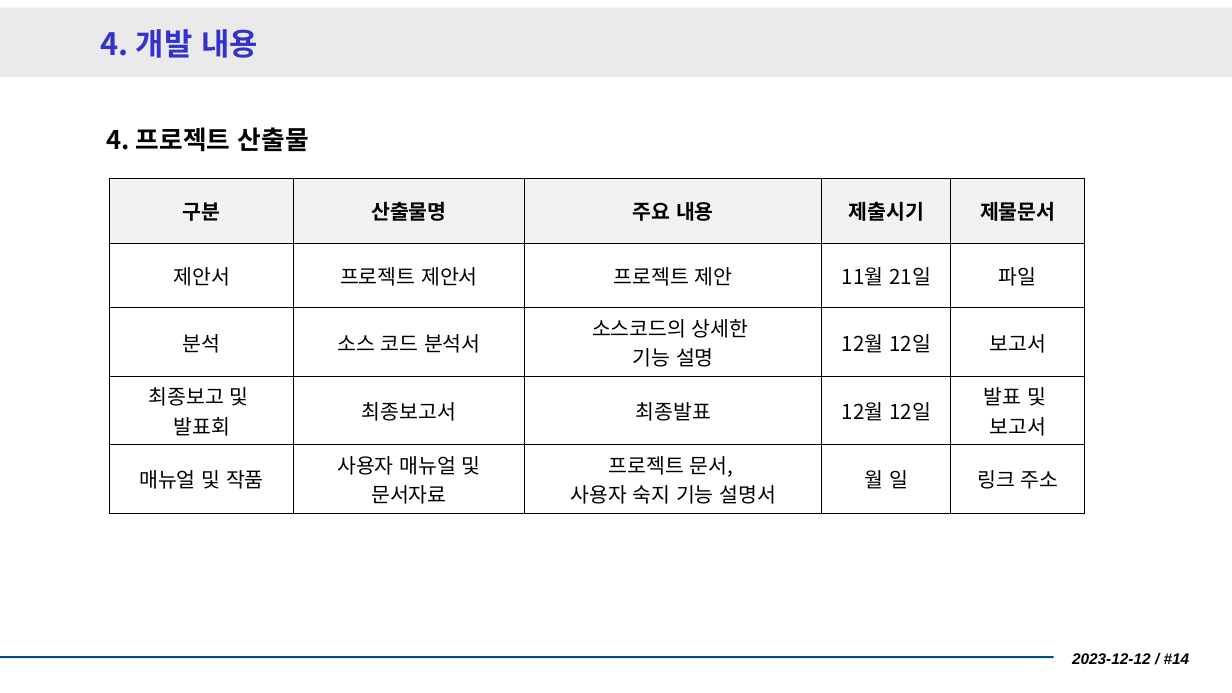
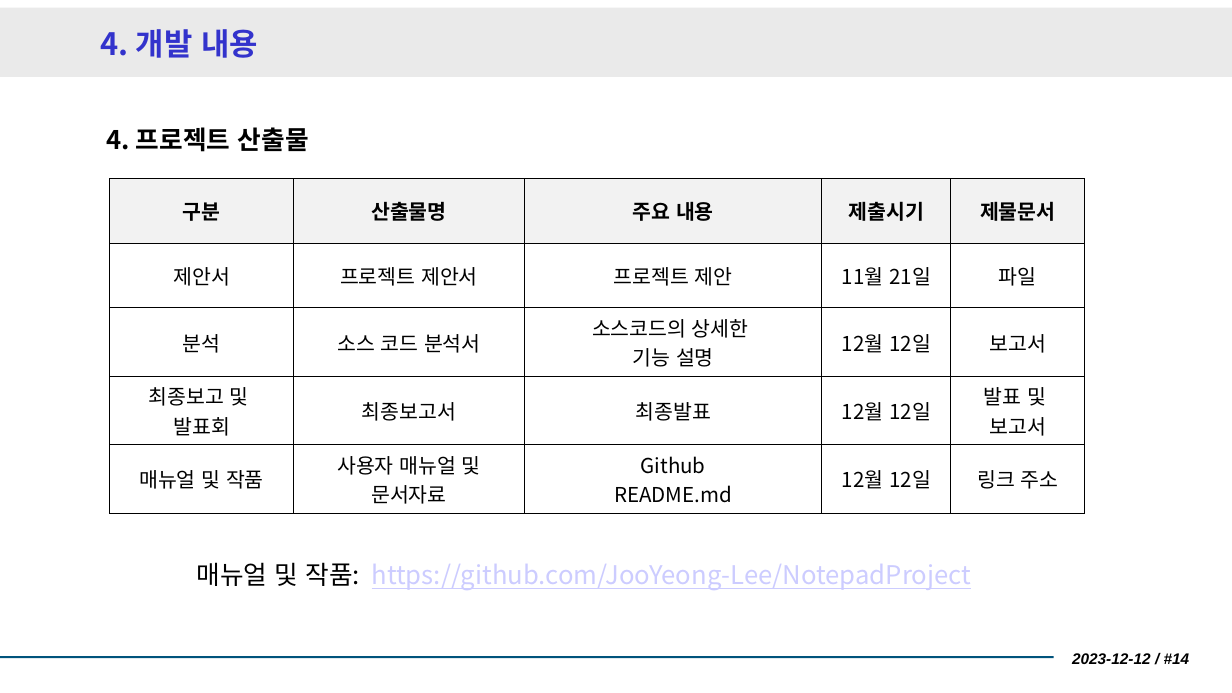
Before and after one commit to Joognuoy/NotepadProject, a slide deck: slide 15 of 2023_기업솔루션_프로젝트_보고서_4-1조_최종.pptx. Drawn at 1232x693 pixels with LibreOffice and Linux fonts; fonts in the diff are those of the drawing. Boxes give left, top, right and bottom in pixels: in the first picture for what was removed or moved away, otherwise in the second. Text is boxed around its words. In the diff, an @@ line names an element or a change of style, - is before the commit and + after.

Commit message:
문서 최종

```diff
--- a/2023_기업솔루션_프로젝트_보고서_4-1조_최종.pptx
+++ b/2023_기업솔루션_프로젝트_보고서_4-1조_최종.pptx
@@ table at (110,178,1086,508) @@
-row 5, column 3: 프로젝트 문서, / 사용자 숙지 기능 설명서
+row 5, column 3: Github / README.md
-row 5, column 4: 월 일
+row 5, column 4: 12월 12일
@@ text added at (197,562,972,590), 20 pt, text #CCCCFF, underline @@
+매뉴얼 및 작품: https://github.com/JooYeong-Lee/NotepadProject
```
Also in this commit, not shown: 1 other slide changed, 3 other files.
